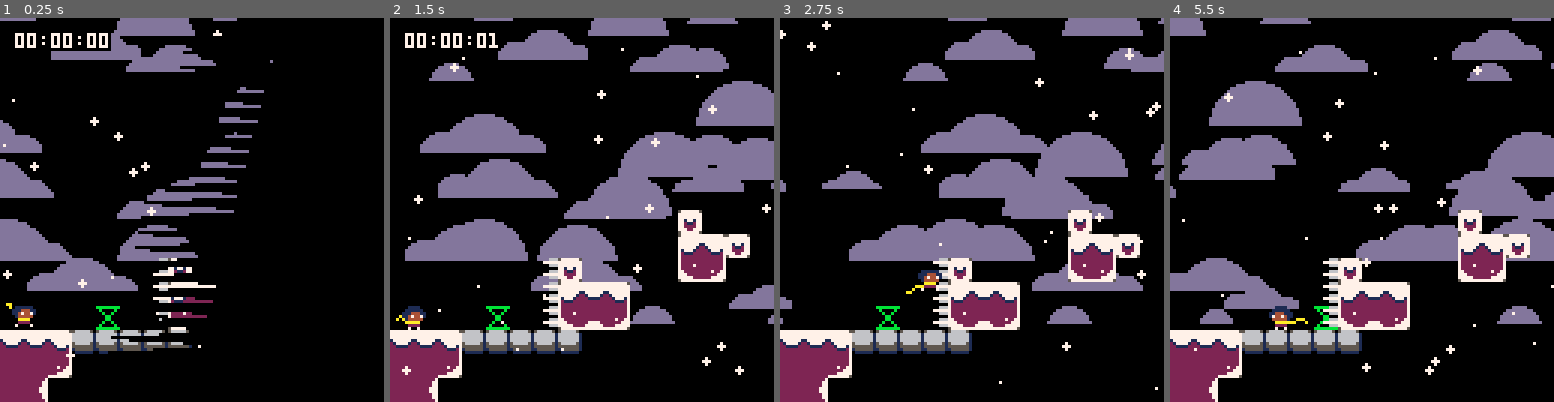
Above: before the commit, frames 1-4 (left to right).
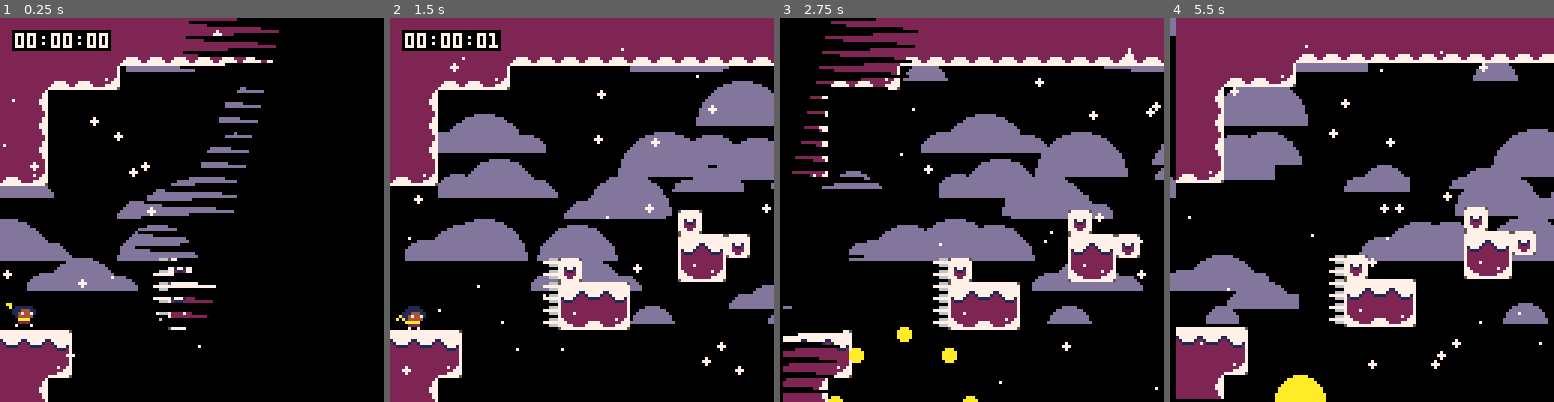
Above: after the commit, the same moments.

Repository: ExOK/Celeste2
Game: PICO-8 cartridge 3.p8
The game is run twice, just before and just after one commit, with the same random seed, the same clock (stepped at 60 frames per second) and the same inputs.
Inputs:
- Up to frame 1 (0.25 s): no input
- Up to frame 2 (1.5 s): tap X (X key) at 0.33, 1.07 s; tap O (Z key) at 0.7 s
- Up to frame 3 (2.75 s): hold Right 1.6-2.1 s; tap O (Z key) at 1.7, 2.1, 2.5 s; tap X (X key) at 1.85 s; hold Up 2.15-2.42 s; hold Right from 2.47 s (still down)
- Up to frame 4 (5.5 s): tap O (Z key) every 0.4 s from 2.9 to 5.3 s; tap X (X key) at 2.97, 4.08, 5.2 s; release Right at 3.03 s; hold Left 3.08-3.58 s; hold Down 3.63-3.97 s; hold Right 4.02-4.68 s; hold Up 4.73-5.03 s; hold Left from 5.08 s (still down)

The runs differ from the first frame. In frame 1, 13% of the frame differs, in the area x 0-73%, y 0-88%; in frame 2, 18%; in frame 3, 15%; in frame 4, 27%, in the area x 0-100%, y 0-100%.

Commit message:
level stuff. springboards

Diff:
--- a/3.p8
+++ b/3.p8
@@ -50,22 +50,22 @@
 0003000000000101010101000000000003030300000001010101030000000001030303030800030301010107070700030303030303030303010101070707000000000000000000000000000000000000000000000000000000000000000000000000000000000000000000000000000000000000000000000000000000000000
 0000000000000000000000000000000000000000000000000000000000000000000000000000000000000000000000000000000000000000000000000000000000000000000000000000000000000000000000000000000000000000000000000000000000000000000000000000000000000000000000000000000000000000
 __map__
-0000000000000000000000000000000000000000000000000000000000000000002520212121212121220000000000000000000000000000000000000000000000000000000000000000000000000000000000000000000000000000000000000000000000000000000000000000000000000000000000000000000000000000
-0000000000000000000000000000000000000000000000000000000000000000002520212121212121220000000000000000000000000000000000000000000000000000000000000000000000000000000000000000000000000000000000000000000000000000000000000000000000000000000000000000000000000000
-0000000000000000000000000000000000000000000000000000000000000000002520212121212131320000000000000000000000000000000000000000000000000000000000000000000000000000000000000000000000000000000000000000000000000000000000000000000000000000000000000000000000000000
-0000000000000000000000000000000000000000000000000000000000000000002520212121212200000000000000000000240000000000000000000000000000000000000000000000000000000000000000000000000000000000000000000000000000000000000000000000000000000000000000000000000000000000
-0000000000000000000000000000000000000000000000000000000000000000002520212121213200000000000000000000230000001500000000000000000000000000000000000000000000000000000000000000000000000000000000000000000000000000000000000000000000000000000000000000000000000000
-0000000000000000000000000000000000000000002e00000000000000232500002520212121220000000000000000000000232400000000000000000000000000000000000000000000000000000000000000000000000000000000000000000000000000000000000000000000000000000000000000000000000000000000
-0000000000000000000000000000000000000000000000000000101112232500002520212121220000000000000000000000101200000000000000000000000000000000000000000000000000000000000000000000000000000000000000000000000000000000000000000000000000000000000000000000000000000000
-0000000000000000000000000000000000000000000000000000202121122500002530313121220000000024240000000000202200000000000000000000000000000000002e00000000000000000000000000000000000000000000000000000000000000000000000000000000000000000000000000000000000000000000
-0000000000000000000000002300000000000000000000000000203131322500000000000020220000000010120000000000303225000000000000000000000000000000000000000000000000000000000000000000000000000000000000000000000000000000000000000000000000000000000000000000000000000000
-0000000000000000000000001012230000000000000000101111220000000000000000000020220000000020220000000000000000000000000000000000000000000000000000000000000000000000000000000000000000000000000000000000000000000000000000000000000000000000000000000000000000000000
-0000000000002523000000003032000000000000000000302121220000000000000000001520220000000030322300000000000000000000000000000000000000000000000000003334343500000000000000000000000000000000000000000000000000000000000000000000000000000000000000000000000000000000
-0000000000002510111200000000000015000000000000252021220000000000000000000020220000000013000000000023131313000000000000000000000000000000000000000000000000000000000000000000000000000000000000000000000000000000000000000000000000000000000000000000000000000000
-000200000b002530313200000000000000000000000000252021220024242424242424242420220000000013000000000023250000000000000000000000000000000000000000000000000000000000000000000000000000000000000000000000000000000000000000000000000000000000000000000000000000000000
-1111122f2f2f2f2f0000000000000000000000000000002520212200333434343434343434313200000000000000000000000000000000000000000000000b0000000000000000000000000000000000000000000000000000000000000000000000000000000000000000000000000000000000000000000000000000000000
-2121320000000000000000000000000000000000000000252021220000000000000000001300000000000000000000000000000000000000001011111111120000000000000000000000000000000000000000000000000000000000000000000000000000000000000000000000000000000000000000000000000000000000
-2122000000000000000000000000000000000000000000252021211111120000000000101111111112000000000000000000000000000000002021212121220000000000000000000000000000000000000000000000000000000021212121212121212121212121212121212121212121212121212121212121212121212121
+2121212121212121212121212121212121313131313131313131313131313131313121212121212121213131313131313131313131313131313121212121212121212121220000000000000000000000000000000000000000000000000000000000000000000000000000000000000000000000000000000000000000000000
+2121212121313131313131313131313132000000000000000000000000000000002520212121212121220000000000000000000000000000000020212121212121212121220000000000000000000000000000000000000000000000000000000000000000000000000000000000000000000000000000000000000000000000
+2121313132000000000000000000000000000000000000000000000000000000002520212121212131320000000000000000000000000000000030313131313131313131320000000000000000000000000000000000000000000000000000000000000000000000000000000000000000000000000000000000000000000000
+2122000000000000000000000000000000000000000000000000000000000000002520212121212200000000000000000000240000000000000000000000000000000000000000000000000000000000000000000000000000000000000000000000000000000000000000000000000000000000000000000000000000000000
+2122000000000000000000000000000000000000000000000000000000000000002520212121213200000000000000000000230000001500000000000000000000000000000000000000000000000000000000000000000000000000000000000000000000000000000000000000000000000000000000000000000000000000
+2122000000000000000000000000000000000000002e00000000000000232500002520212121220000000000000000000000232400000000000000000000000000000000000000000000000000000000000000252300000000333434350000000000000000000000000000000000000000000000000000000000000000000000
+3132000000000000000000000000000000000000000000000000101112232500002520212121220000000000000000000000101200000000000000000000000000000000000000000000000000000000000000252300000000000000000000000000000000000000000000000000000000000000000000000000000000000000
+0000000000000000000000000000000000000000000000000000202121122500002530313121220000000024000000000000202200000000000000000000000000000000002e00000000000000000000000000000000000023250000000000000000000000000000000000000000000000000000000000000000000000000000
+0000000000000000000000002300000000000000000000000000203131322500000000000020220000000023000000000000303225000000000000000000000000000000000000000000000000000000000000000000000023250000000000000000000000000000000000000000000000000000000000000000000000000000
+0000000000000000000000001012230000000000000000101111220000000000000000000020220000000023000000000000000000000000000000000000000000000000000000000000002300000000000000252300000000000000000000000000000000000000000000000000000000000000000000000000000000000000
+0000000000002523000000003032000000000000000000302121220000000000000000001520220000000033343500000000000000000000000000000000000000000000000000003334343500000000000000252300000000000000000000000000000000000000000000000000000000000000000000000000000000000000
+0000000000002510111200000000000015000000000000252021220000000000000000000020220000000013000000000023131313000000000000000000000000000000000000000000000000000000000000000000000023250000000000000000000000000000000000000000000000000000000000000000000000000000
+0002000000002530313200000000000000000000000000252021220024242424242424242420220000000013000000000023250000000000000000000000000000000000000000000000000000000000000000000000000023250000000000000000000000000000000000000000000000000000000000000000000000000000
+11111200000000000000000000000000000000000000002520212200333434343434343434313200000000000000000000000000000000000000000000000b0000000000000000000000000000000000000000000000000000000000000000000000000000000000000000000000000000000000000000000000000000000000
+2121320000000000000000000000000000000000000000252021220000000000000000001300000000000000000000000000000000000000001011111111120000000000000000000000000000000033343435000000000000000000000000000000000000000000000000000000000000000000000000000000000000000000
+2122000000000000000000000000000000000000000000252021211111120000000000101111111112000000000000000000000000000000002021212121220000000000000000000000000000000000000000000000000000000000000000000000000021212121212121212121212121212121212121212121212121212121
 
 
 
--- a/player.lua
+++ b/player.lua
@@ -88,6 +88,17 @@
 	sfx(7, 3, 0, 4)
 end
 
+player.spring = function(self, y)
+	consume_jump_press()
+	self.state = 0
+	self.speed_y = -5
+	self.var_jump_speed = -5
+	self.t_var_jump = 6
+	self.t_jump_grace = 0
+	self.remainder_y = 0
+	sfx(7, 3, 0, 4)
+end
+
 player.wall_jump = function(self, dir)
 	consume_jump_press()
 	self.state = 0
@@ -291,7 +302,11 @@
 
 		-- throw holding
 		if (self.holding and not input_grapple) then
-			self:release_holding(self.holding, 4 * self.facing, -3, true)
+			if input_y == -1 then
+				self:release_holding(self.holding, 2 * self.facing, 0, false)
+			else
+				self:release_holding(self.holding, 4 * self.facing, -3, true)
+			end
 		end
 
 		-- throw grapple
@@ -317,13 +332,13 @@
 		local at_x = approach(self.x, self.springboard.x + 4, 0.5)
 		self:move_x(at_x - self.x)
 
-		local at_y = approach(self.y, self.springboard.y + 4, 0.25)
+		local at_y = approach(self.y, self.springboard.y + 4, 0.2)
 		self:move_y(at_y - self.y)
 
 		if self.springboard.spr == 11 and self.y >= self.springboard.y + 2 then
 			self.springboard.spr = 12
 		elseif self.y == self.springboard.y + 4 then
-			self:jump()
+			self:spring(self.springboard.y + 4)
 			self.springboard.spr = 11
 		end
 
@@ -555,7 +570,10 @@
 			self.state = 2
 			self.speed_x = 0
 			self.speed_y = 0
+			self.t_jump_grace = 0
 			self.springboard = o
+			self.remainder_y = 0
+			self:move_y(o.y + 4 - self.y)
 		elseif o.base == berry and self:overlaps(o) then
 			--berry
 			o:collect()
